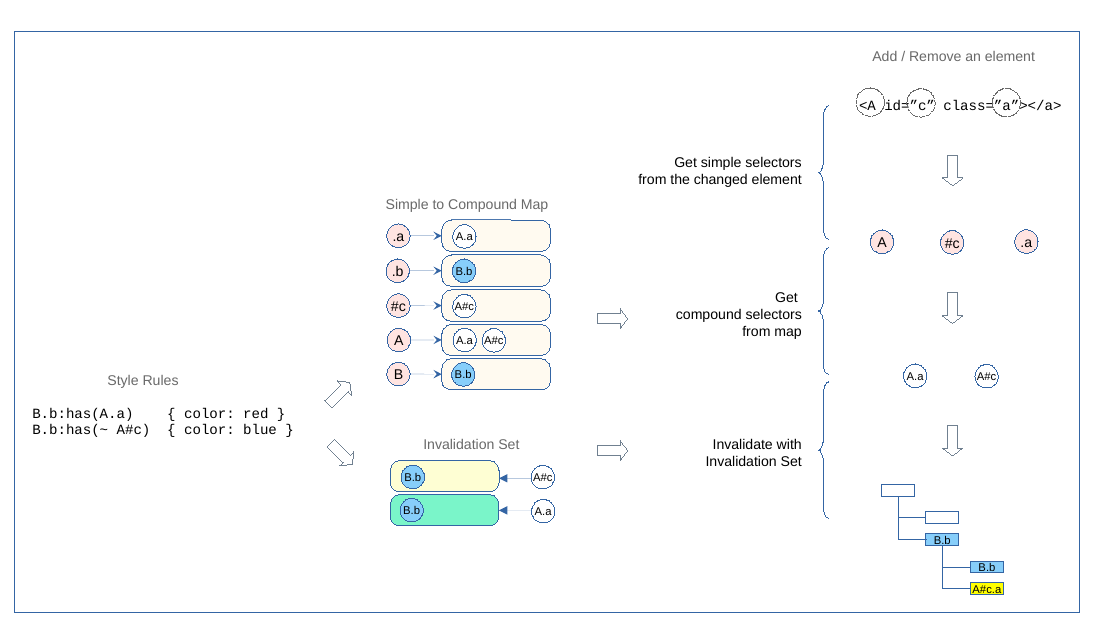
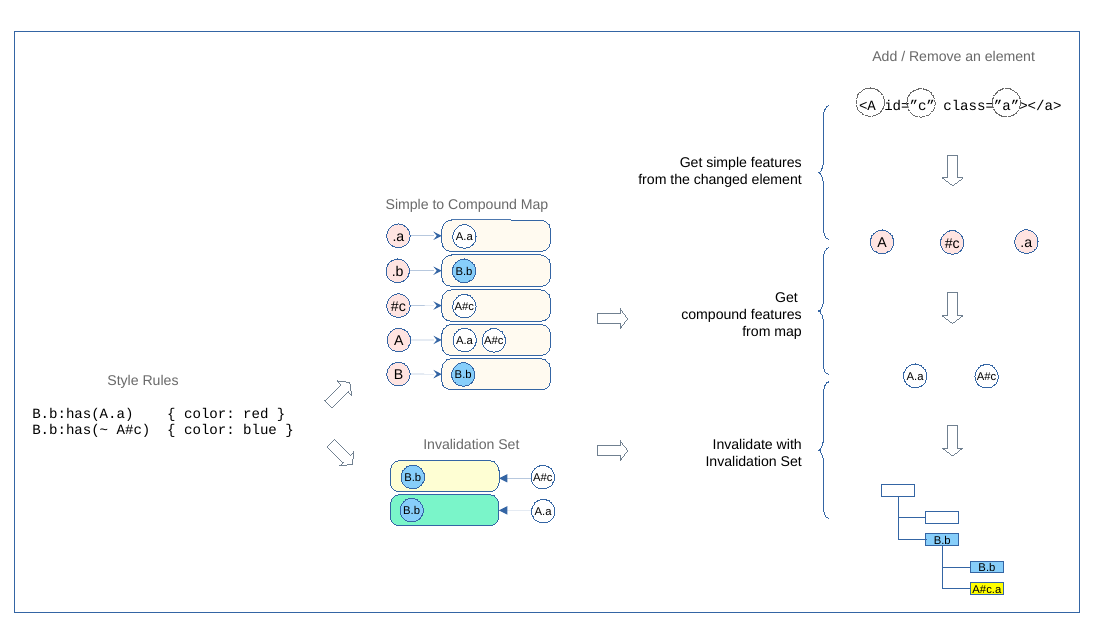
Before and after one commit to Igalia/explainers, a slide deck: slide 34 of css/has/images/has_invalidation.odp. Drawn at 1120x630 pixels with LibreOffice and Linux fonts; fonts in the diff are those of the drawing. Boxes give left, top, right and bottom in pixels: in the first picture for what was removed or moved away, otherwise in the second. Text is boxed around its words. In the diff, an @@ line names an element or a change of style, - is before the commit and + after.

Commit message:
Add simple sketches of complex cases

```diff
--- a/css/has/images/has_invalidation.odp
+++ b/css/has/images/has_invalidation.odp
@@ text at box(638, 156, 802, 187): text changed @@
-Get simple selectors
-from the changed element
+Get simple features
+from the changed element
@@ text at box(681, 292, 802, 339): text changed @@
-Get
-compound selectors
-from map
+Get
+compound features
+from map
```
Also in this commit, not shown: 2 other slides changed, 3 slides added, 1 slide removed, 7 other files.
